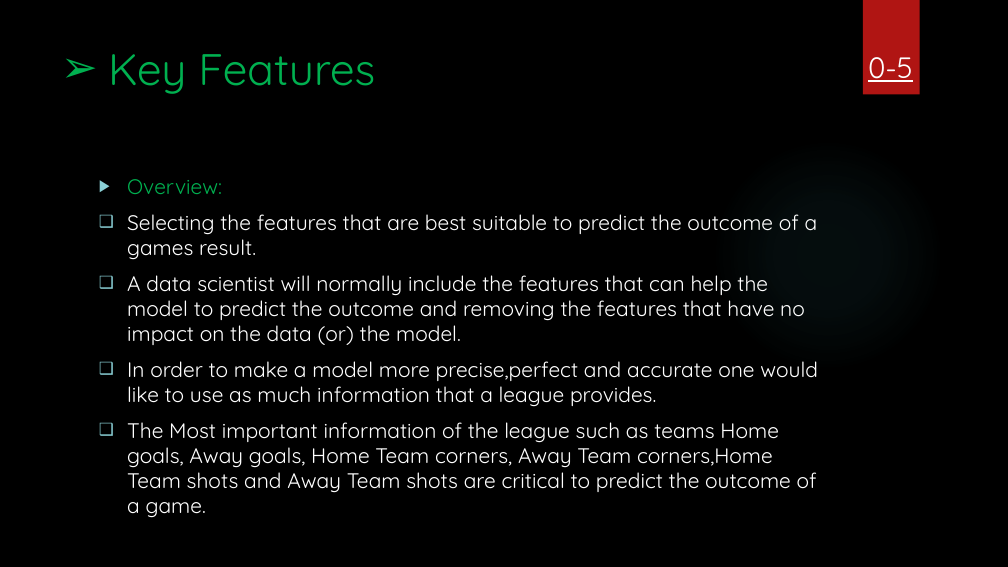
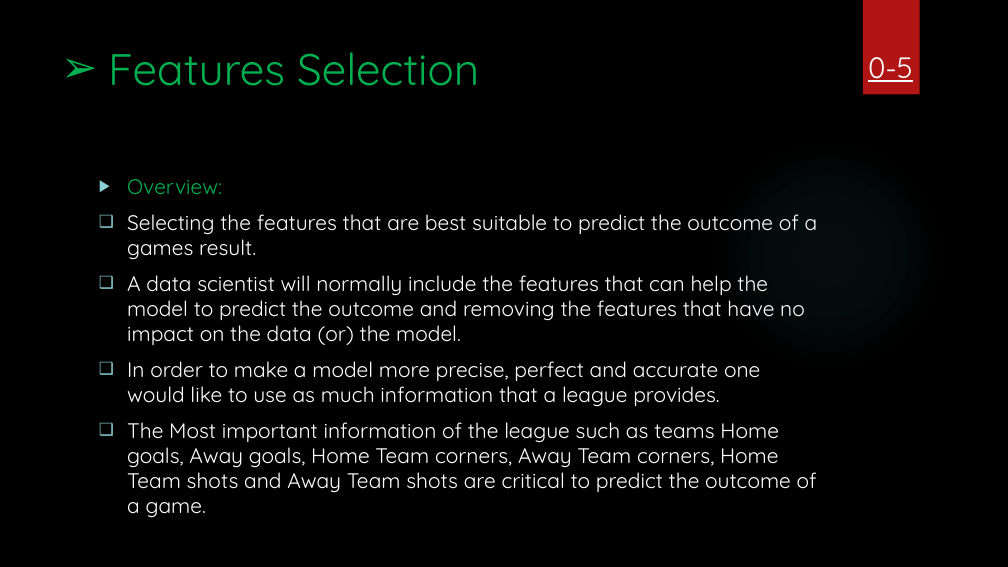
Before and after one commit to amoha39/Final-Project-1, a slide deck: slide 5 of Final Project.pptx. Drawn at 1008x567 pixels with LibreOffice and Linux fonts; fonts in the diff are those of the drawing; background and template pictures are left out. Boxes give left, top, right and bottom in pixels: in the first picture for what was removed or moved away, otherwise in the second. Text is boxed around its words. In the diff, an @@ line names an element or a change of style, - is before the commit and + after.

```diff
--- a/Final Project.pptx
+++ b/Final Project.pptx
@@ title at [108, 52, 479, 86]: text changed @@
-➢ Key Features
+➢ Features Selection
@@ text at [127, 361, 817, 518]: spaces changed @@
-❑ In order to make a model more precise,perfect and accurate one would like to use as much information that a league provides.
-❑ The Most important information of the league such as teams Home goals, Away goals, Home Team corners, Away Team corners,Home Team shots and Away Team shots are critical to predict the outcome of a game.
+❑ In order to make a model more precise, perfect and accurate one would like to use as much information that a league provides.
+❑ The Most important information of the league such as teams Home goals, Away goals, Home Team corners, Away Team corners, Home Team shots and Away Team shots are critical to predict the outcome of a game.
```
Also in this commit, not shown: 4 other slides changed.
